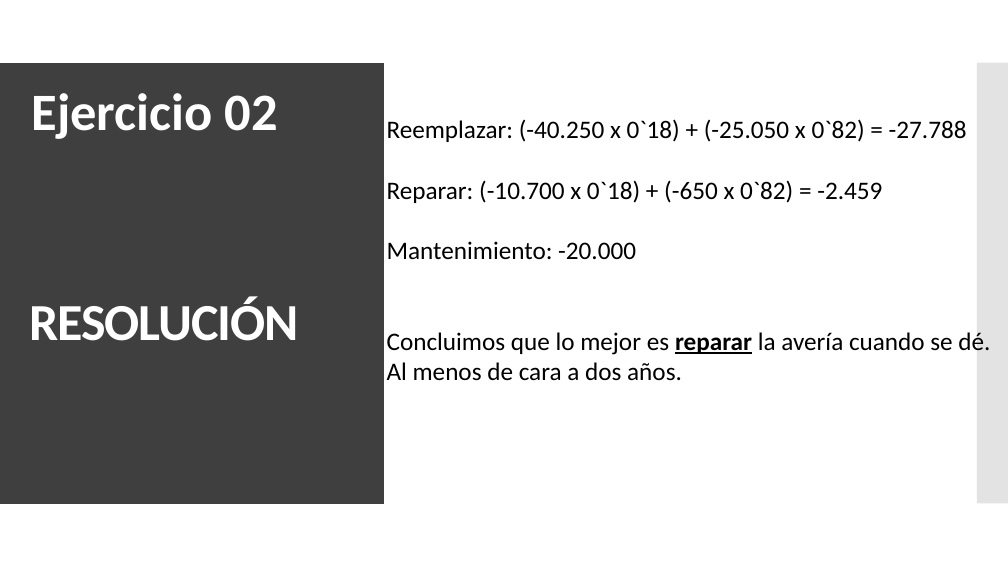
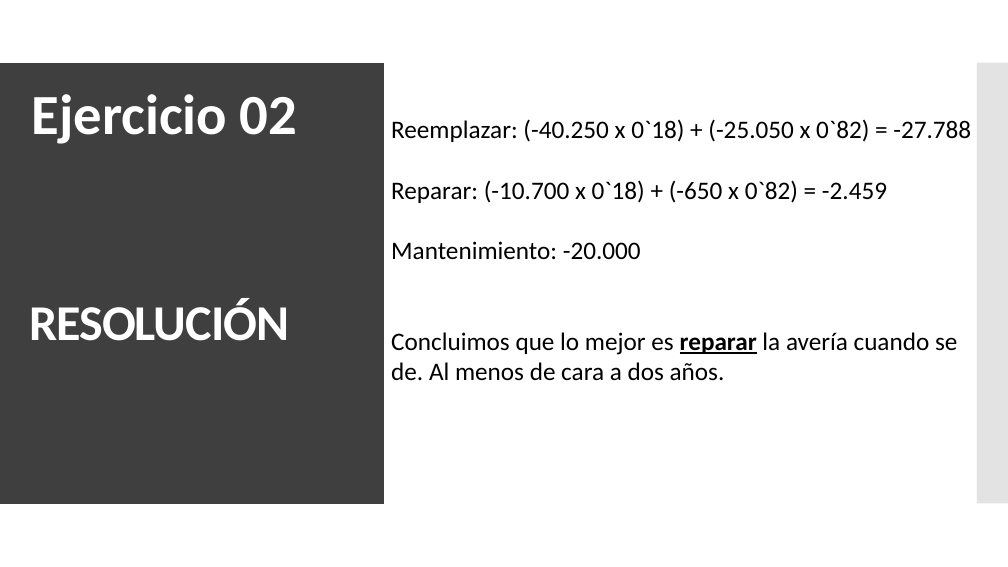
Before and after one commit to Juanfragar/Fiabilidad-y-gestion-de-riesgos, a slide deck: slide 8 of Practica 04/PRESENTACION.pptx (slide 5 before the commit). Drawn at 1008x567 pixels with LibreOffice and Linux fonts; fonts in the diff are those of the drawing. Boxes give left, top, right and bottom in pixels: in the first picture for what was removed or moved away, otherwise in the second. Text is boxed around its words. In the diff, an @@ line names an element or a change of style, - is before the commit and + after.

```diff
--- a/Practica 04/PRESENTACION.pptx
+++ b/Practica 04/PRESENTACION.pptx
@@ text "Ejercicio 02" at (31,94,297,144): size 50 to 54 pt @@
@@ title "RESOLUCIÓN" at (29,299,289,341): size 49.5 to 47.7 pt @@
@@ text at (391,332,957,381): text changed @@
-Concluimos que lo mejor es reparar la avería cuando se dé. Al menos de cara a dos años.
+Concluimos que lo mejor es reparar la avería cuando se de. Al menos de cara a dos años.
```
Also in this commit, not shown: 3 other slides changed, 4 slides added, 1 slide removed, 4 other files.
